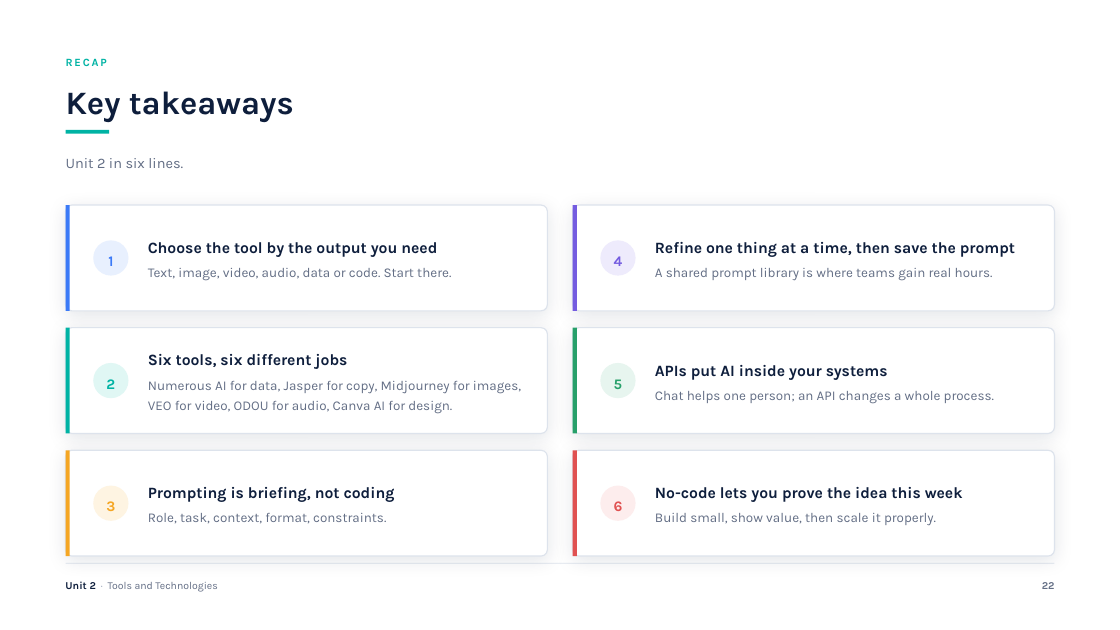
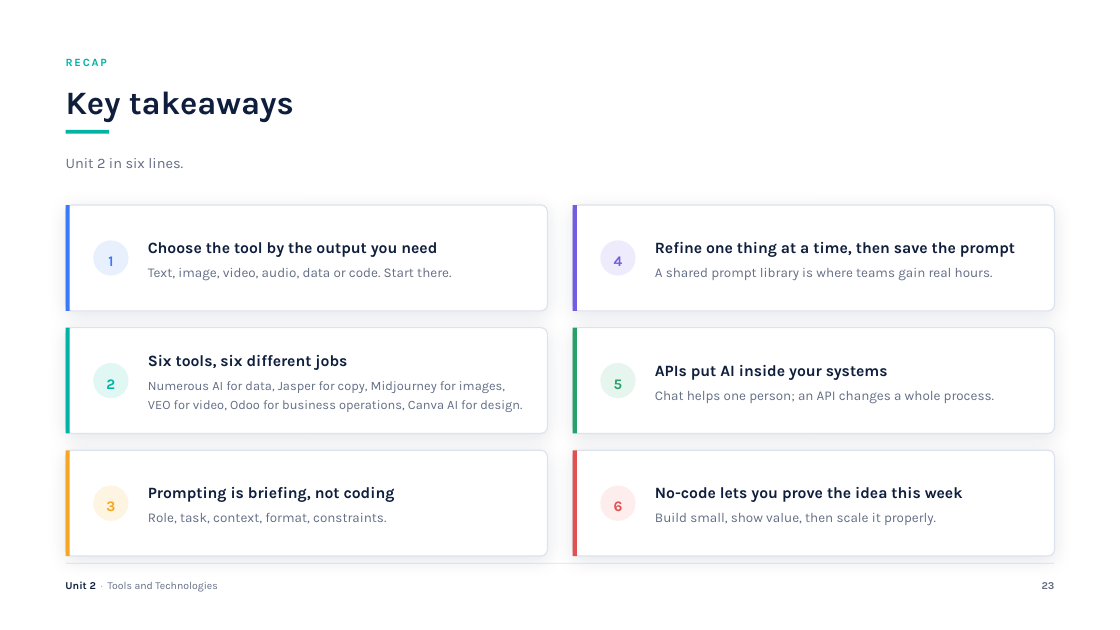
Before and after one commit to klingesh/Presentation, a slide deck: slide 23 of Unit 2 - Tools and Technologies.pptx (slide 22 before the commit). Drawn at 1120x630 pixels with LibreOffice and Linux fonts; fonts in the diff are those of the drawing. Boxes give left, top, right and bottom in pixels: in the first picture for what was removed or moved away, otherwise in the second. Text is boxed around its words. In the diff, an @@ line names an element or a change of style, - is before the commit and + after.

```diff
--- a/Unit 2 - Tools and Technologies.pptx
+++ b/Unit 2 - Tools and Technologies.pptx
@@ text at (148, 381, 522, 412): text changed; size 11.5 to 11 pt @@
-Numerous AI for data, Jasper for copy, Midjourney for images, VEO for video, ODOU for audio, Canva AI for design.
+Numerous AI for data, Jasper for copy, Midjourney for images, VEO for video, Odoo for business operations, Canva AI for design.
```
Also in this commit, not shown: 16 other slides changed, 1 slide added, 2 other files.
